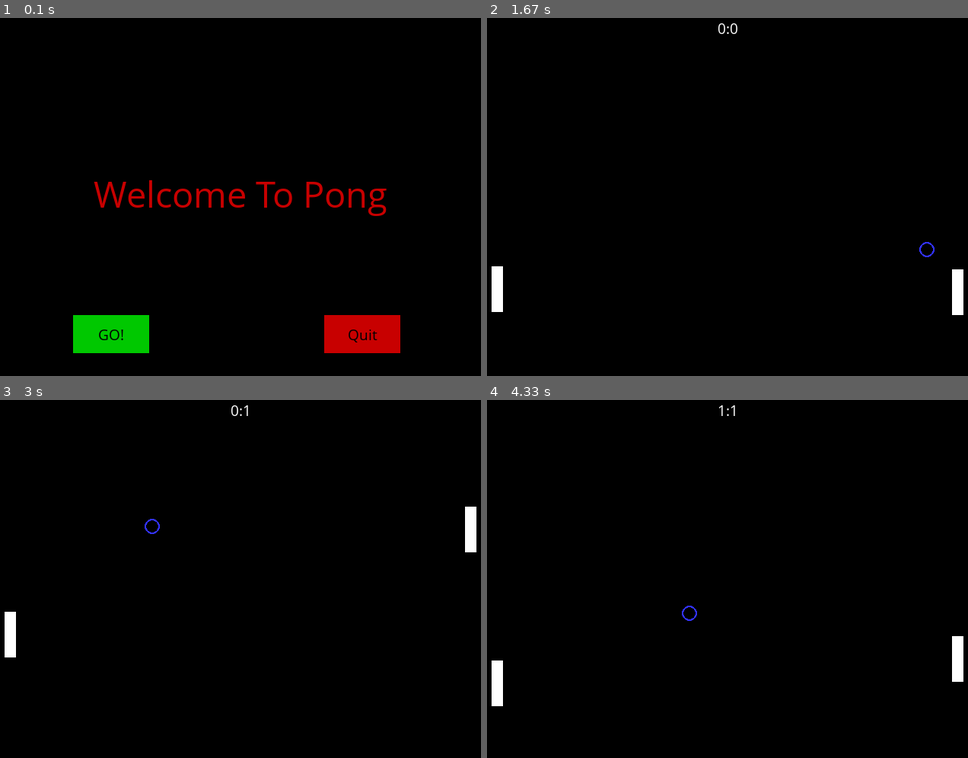
Above: before the commit, frames 1-4 (two rows, left to right).
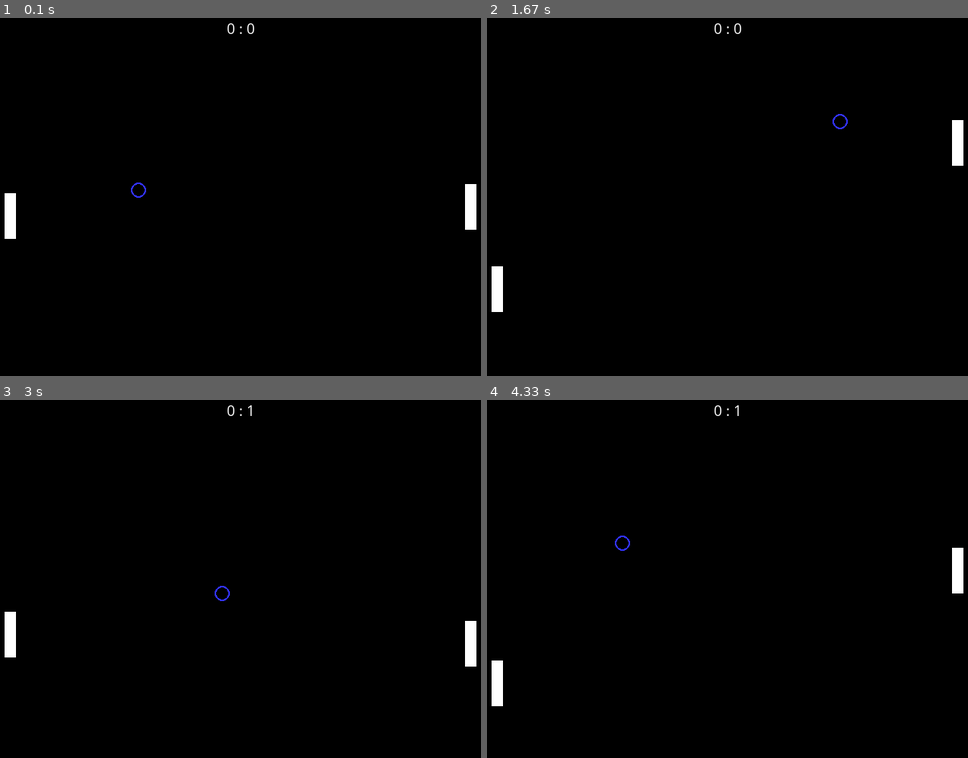
Above: after the commit, the same moments.

Repository: RowleySanchezm/Yr12ComputerScience
Game: pygame game, started from PyGame/pong game.py
Two runs of this game, one before a commit and one after it. Both use one fixed random seed, a clock stepped at 60 frames per second and the inputs below.
Inputs (mouse positions are in pixels of both pictures, inside the frame that each line leads up to):
- Up to frame 1 (0.1 s): no input
- Up to frame 2 (1.67 s): click (597, 333) at 0.42 s, where only the run before the commit has a clickable "GO!"; hold Down 0.67-1.13 s; move the mouse to (717, 236) at 0.7 s; hold Up 1.17-1.53 s; hold Down from 1.57 s (still down)
- Up to frame 3 (3 s): release Down at 1.93 s; hold Up 1.97-2.27 s; hold Down 2.3-2.6 s; hold Up from 2.63 s (still down)
- Up to frame 4 (4.33 s): release Up at 3 s; hold Down 3.03-3.4 s; hold Up 3.43-3.73 s; hold Down 3.77-4.07 s; hold Up from 4.1 s (still down)

The runs differ from the first frame. In frame 1, 5.3% of the frame differs, in the area x 0-100%, y 1-94%; in frame 2, 0.8%; in frame 3, 0.8%; in frame 4, 0.7%.

Commit message:
Mr caroll update

Diff:
--- a/PyGame/pong game.py
+++ b/PyGame/pong game.py
@@ -39,16 +39,16 @@
     #End if
 #End function
 
-def game_intro():
-
-    intro = True
+def game_intro(screen,intro):
+
 
     while intro:
         for event in pygame.event.get():
             #print(event)
             if event.type == pygame.QUIT:
                 pygame.quit()
-                quit()
+                intro = False
+                #quit()
             #End if
         #Next event
         screen.fill(BLACK)
@@ -57,7 +57,7 @@
         TextRect.center = ((display_width/2),(display_height/2))
         screen.blit(TextSurf, TextRect)
 
-        button("GO!",100,400,100,50,GREEN,BRIGHT_GREEN,game_loop)
+        button("GO!",100,400,100,50,GREEN,BRIGHT_GREEN,game_loop(screen))
         button("Quit",430,400,100,50,RED,BRIGHT_RED,game_over)
 
         pygame.display.update()
@@ -98,7 +98,7 @@
 
 
 ### -- Game Loop
-def game_loop():
+def game_loop(screen):
     score_left = 0
     score_right = 0
     paddle_block_x = 10
@@ -142,16 +142,25 @@
 
         #Making the right paddle move
         if paddle2_block_y > ball_y_val:
-            paddle2_block_y -= 5
+            paddle2_block_y -= 6
         elif paddle2_block_y < ball_y_val:
-            paddle2_block_y += 5
-        #End if
-
-        #Adding score to the board
+            paddle2_block_y += 6
+        #End if
+
+        #Adding score to the board and restarting ball
         if ball_x_val <= 10:
+            score_right += 1
+            ball_x_val = display_width // 2
+            ball_y_val = display_height // 2
+            ball_x_val += ball_x_offset
+            ball_y_val += ball_y_offset
+        elif ball_x_val >= 630:
             score_left += 1
-        elif ball_x_val >= 630:
-            score_right += 1
+            ball_x_val = display_width // 2
+            ball_y_val = display_height // 2
+            ball_x_val += ball_x_offset
+            ball_y_val += ball_y_offset
+        #End if
 
         #Making the ball bounce off the wall
         if ball_y_val > 480 - 10 or ball_y_val < 10:
@@ -182,7 +191,7 @@
         pygame.draw.rect(screen, WHITE, (paddle_block_x, paddle_block_y, 15, 60))
         pygame.draw.rect(screen, WHITE, (paddle2_block_x, paddle2_block_y, 15, 60))
         pygame.draw.circle(screen, BLUE, (ball_x_val,ball_y_val),10,2)
-        draw_text(screen, (str(score_left) + ':' + str(score_right)), 18, display_width / 2, 10)
+        draw_text(screen, (str(score_left) + ' : ' + str(score_right)), 18, display_width / 2, 10)
 
         # -- flip display to reveal new position of objects
         pygame.display.flip()
@@ -192,8 +201,8 @@
 
     #End While - End of game loop
 #End function
-
-game_intro()
-game_loop()
+intro = True
+game_intro(screen,intro)
+#game_loop(screen)
 pygame.quit()
-quit()
+#quit()
